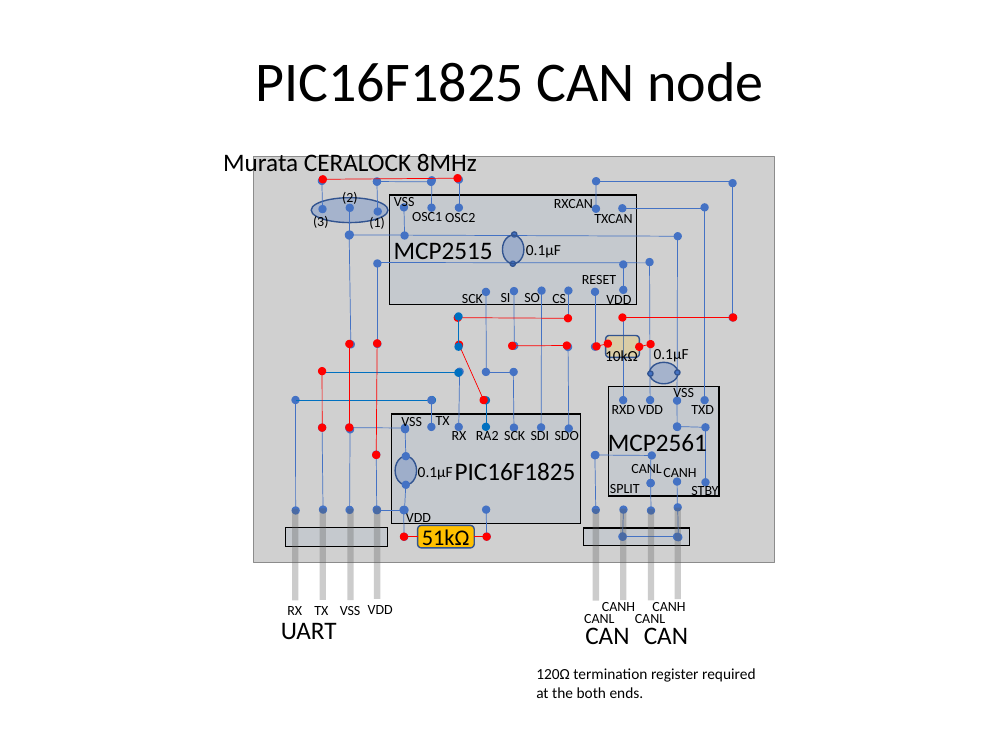
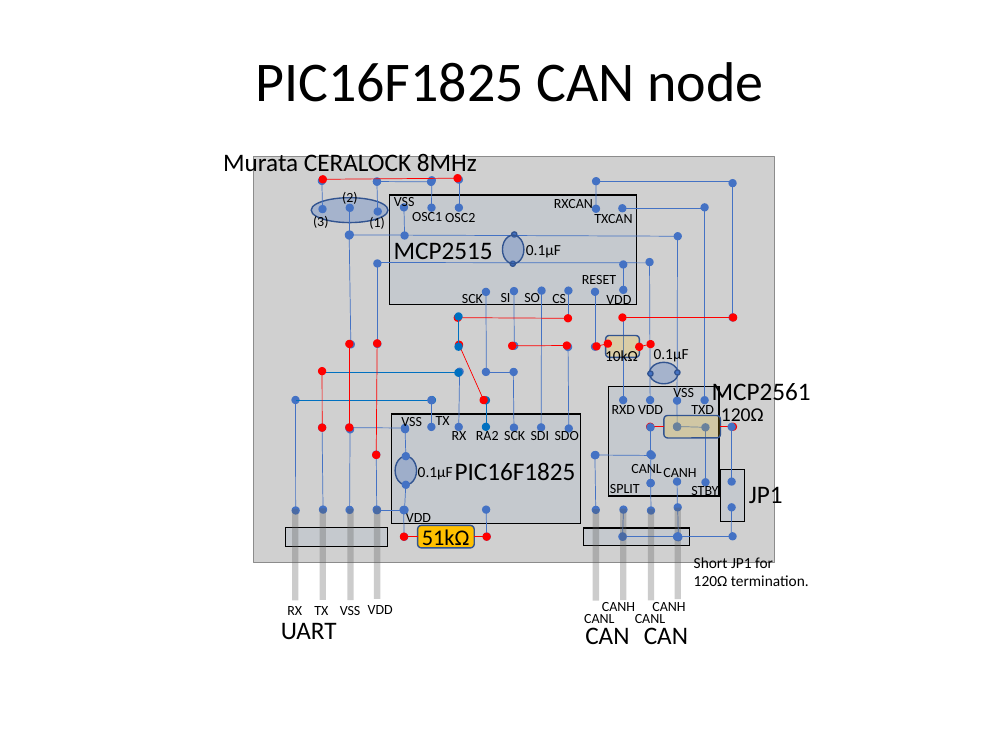
Before and after one commit to araobp/can-bus, a slide deck: slide 1 of doc/universal_board.pptx. Drawn at 1008x756 pixels with LibreOffice and Linux fonts; fonts in the diff are those of the drawing; grey boxes stand for pictures. Boxes give left, top, right and bottom in pixels: in the first picture for what was removed or moved away, otherwise in the second. Text is boxed around its words. In the diff, an @@ line names an element or a change of style, - is before the commit and + after.

```diff
--- a/doc/universal_board.pptx
+++ b/doc/universal_board.pptx
@@ text "MCP2561" moved from (x1=608, y1=431, x2=707, y2=458) to (x1=712, y1=380, x2=811, y2=407) @@
@@ rounded rectangle added at (x1=664, y1=415, x2=721, y2=437), fill #FFC000 at 20% opacity, outline #325491 1 pt @@
@@ text added at (x1=721, y1=408, x2=764, y2=427), 14 pt, text #000000 @@
+120Ω
@@ arrow added from (664, 426) to (650, 426), #FF0000 0.5 pt @@
@@ double arrow added from (650, 455) to (650, 427), #4472C4 0.5 pt @@
@@ arrow added from (721, 426) to (733, 426), #FF0000 0.5 pt @@
@@ double arrow added from (732, 482) to (732, 426), #4472C4 0.5 pt @@
@@ rectangle added at (x1=721, y1=470, x2=745, y2=522), fill #ADB9CA at 30% opacity, outline #000000 1 pt @@
@@ arrow added from (731, 536) to (732, 507), #4472C4 0.5 pt @@
@@ text added at (x1=749, y1=482, x2=783, y2=509), 18 pt, text #000000 @@
+JP1
@@ double arrow added from (733, 536) to (678, 536), #4472C4 0.5 pt @@
@@ text at (x1=694, y1=557, x2=809, y2=586): text changed @@
-120Ω termination register required
-at the both ends.
+Short JP1 for
+120Ω termination.
```
Also in this commit, not shown: 3 other files.
